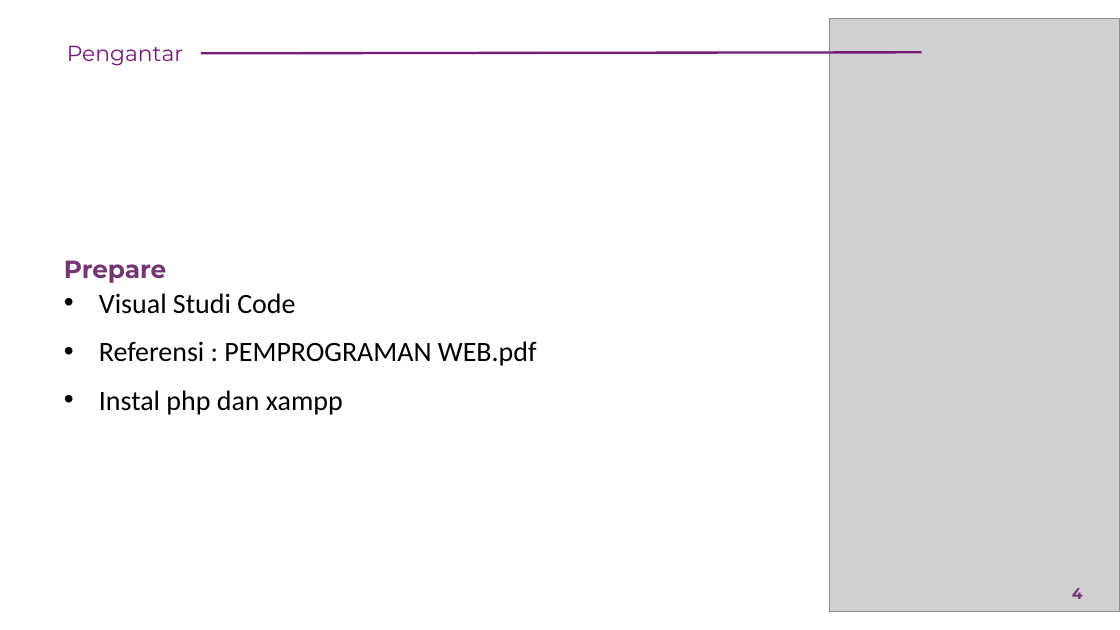
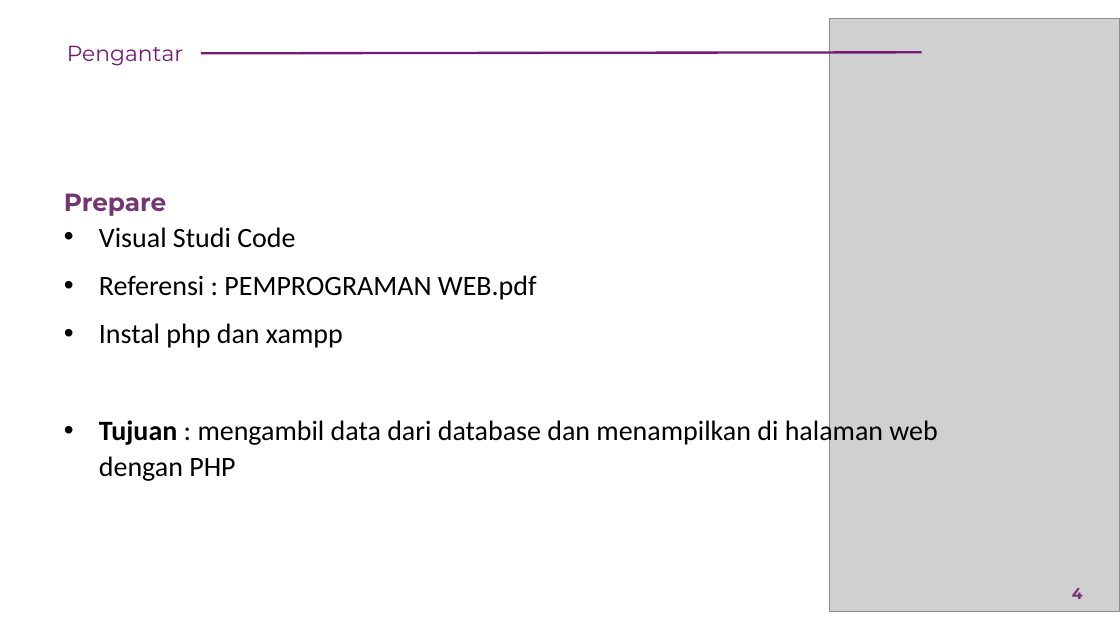
Before and after one commit to rikialdi/pemprograman-web-2022, a slide deck: slide 4 of Materi/Pertemuan - 10 Study Case - List Data.pptx. Drawn at 1120x630 pixels with LibreOffice and Linux fonts; fonts in the diff are those of the drawing; grey boxes stand for pictures. Boxes give left, top, right and bottom in pixels: in the first picture for what was removed or moved away, otherwise in the second. Text is boxed around its words. In the diff, an @@ line names an element or a change of style, - is before the commit and + after.

```diff
--- a/Materi/Pertemuan - 10 Study Case - List Data.pptx
+++ b/Materi/Pertemuan - 10 Study Case - List Data.pptx
@@ text at bbox=[99, 417, 937, 481]: paragraph added @@
+• Tujuan : mengambil data dari database dan menampilkan di halaman web dengan PHP
```
Also in this commit, not shown: 1 other slide changed, 7 other files.
